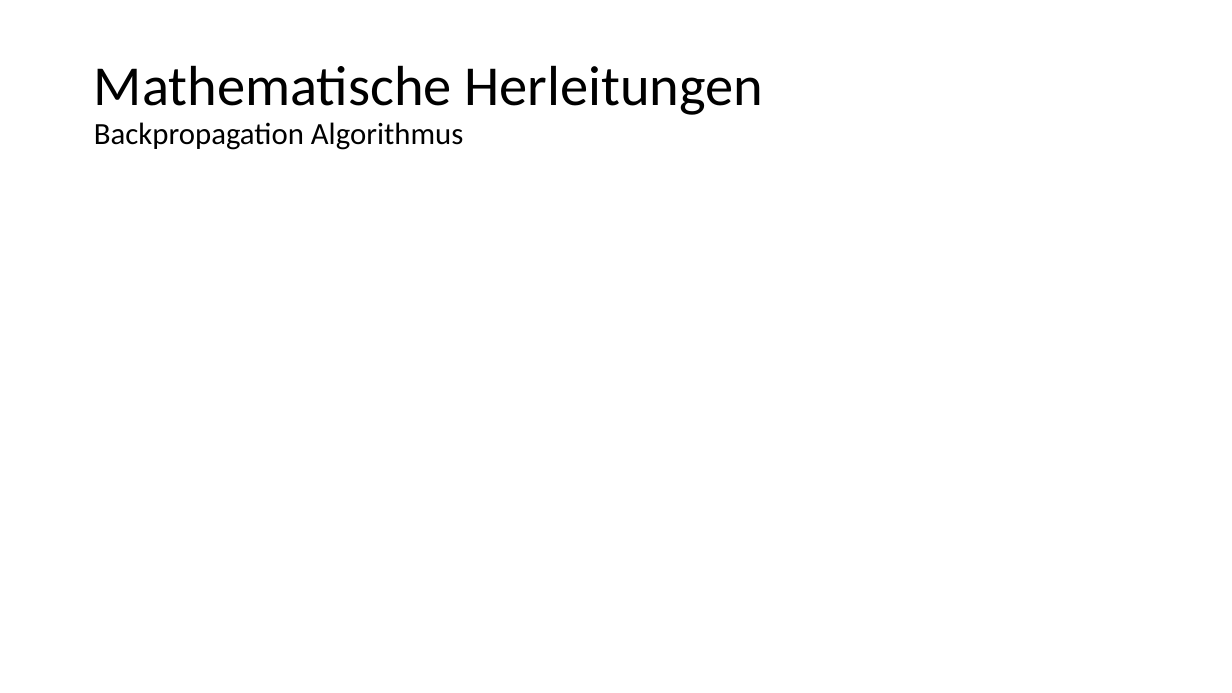
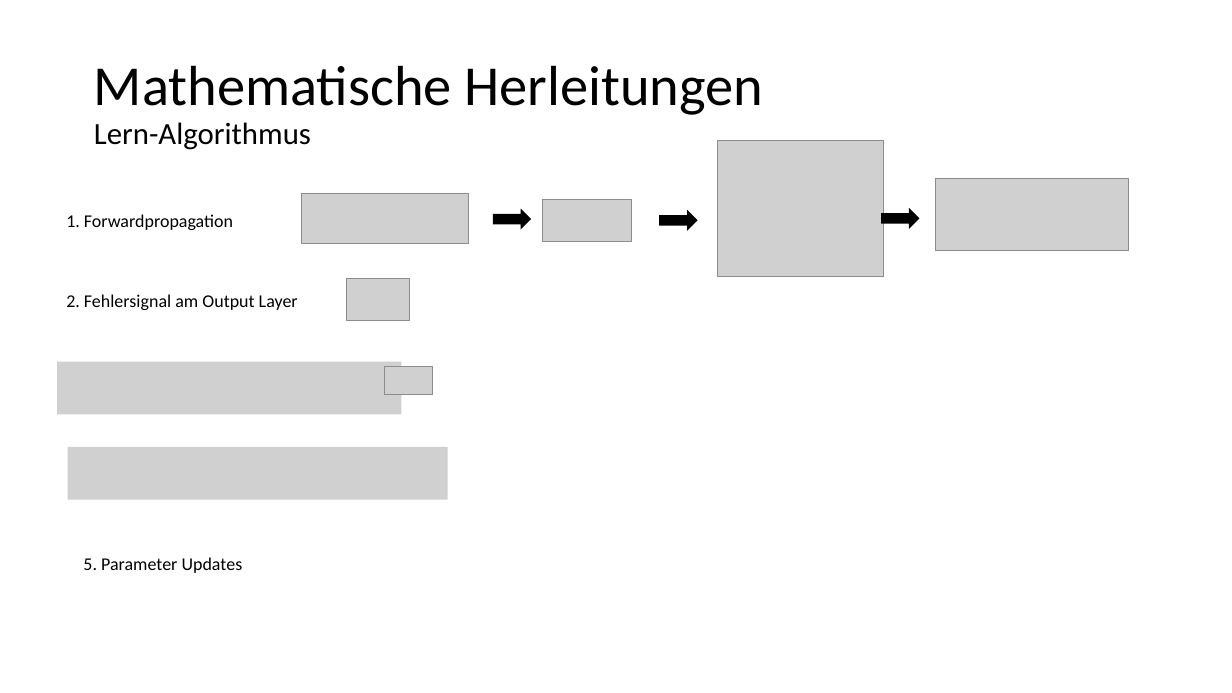
Before and after one commit to kevinsuedmersen/neural_networks_from_scratch, a slide deck: slide 17 of theory/submission/result_presentation.pptx. Drawn at 1232x693 pixels with LibreOffice and Linux fonts; fonts in the diff are those of the drawing; grey boxes stand for pictures. Boxes give left, top, right and bottom in pixels: in the first picture for what was removed or moved away, otherwise in the second. Text is boxed around its words. In the diff, an @@ line names an element or a change of style, - is before the commit and + after.

Commit message:
WIP: Explaining learning algorithm

```diff
--- a/theory/submission/result_presentation.pptx
+++ b/theory/submission/result_presentation.pptx
@@ title at <box>94,65,764,150</box>: text changed; size 24 to 44 pt @@
-Mathematische Herleitungen
-Backpropagation Algorithmus
+Mathematische Herleitungen
+Lern-Algorithmus
@@ picture added at <box>718,140,884,276</box> @@
@@ picture added at <box>935,179,1128,251</box> @@
@@ picture added at <box>301,194,469,244</box> @@
@@ right arrow added at <box>493,209,531,230</box>, fill #000000 @@
@@ picture added at <box>543,199,632,241</box> @@
@@ right arrow added at <box>882,208,921,229</box>, fill #000000 @@
@@ text added at <box>66,214,233,230</box>, 14 pt, text #000000 @@
+1. Forwardpropagation
@@ right arrow added at <box>660,210,699,231</box>, fill #000000 @@
@@ text added at <box>66,294,298,310</box>, 14 pt, text #000000 @@
+2. Fehlersignal am Output Layer
@@ picture added at <box>347,278,410,321</box> @@
@@ picture added at <box>57,361,401,414</box> @@
@@ picture added at <box>384,367,432,395</box> @@
@@ picture added at <box>67,447,447,500</box> @@
@@ text added at <box>83,557,243,573</box>, 14 pt, text #000000 @@
+5. Parameter Updates
```
Also in this commit, not shown: 2 other slides changed.
